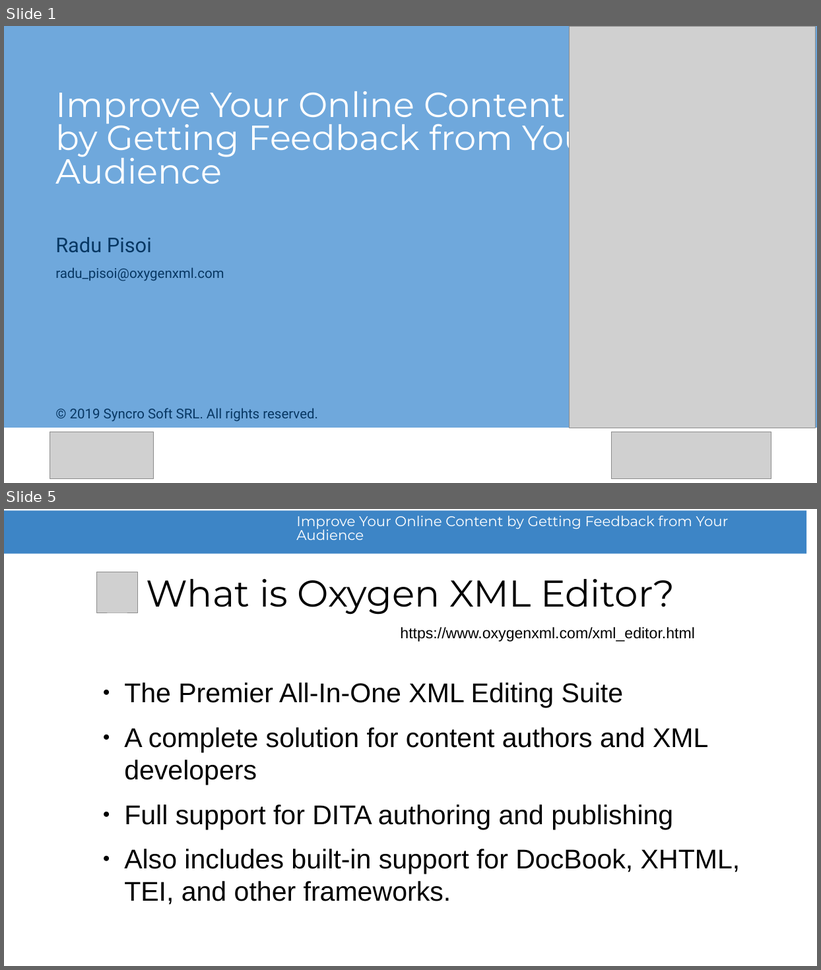
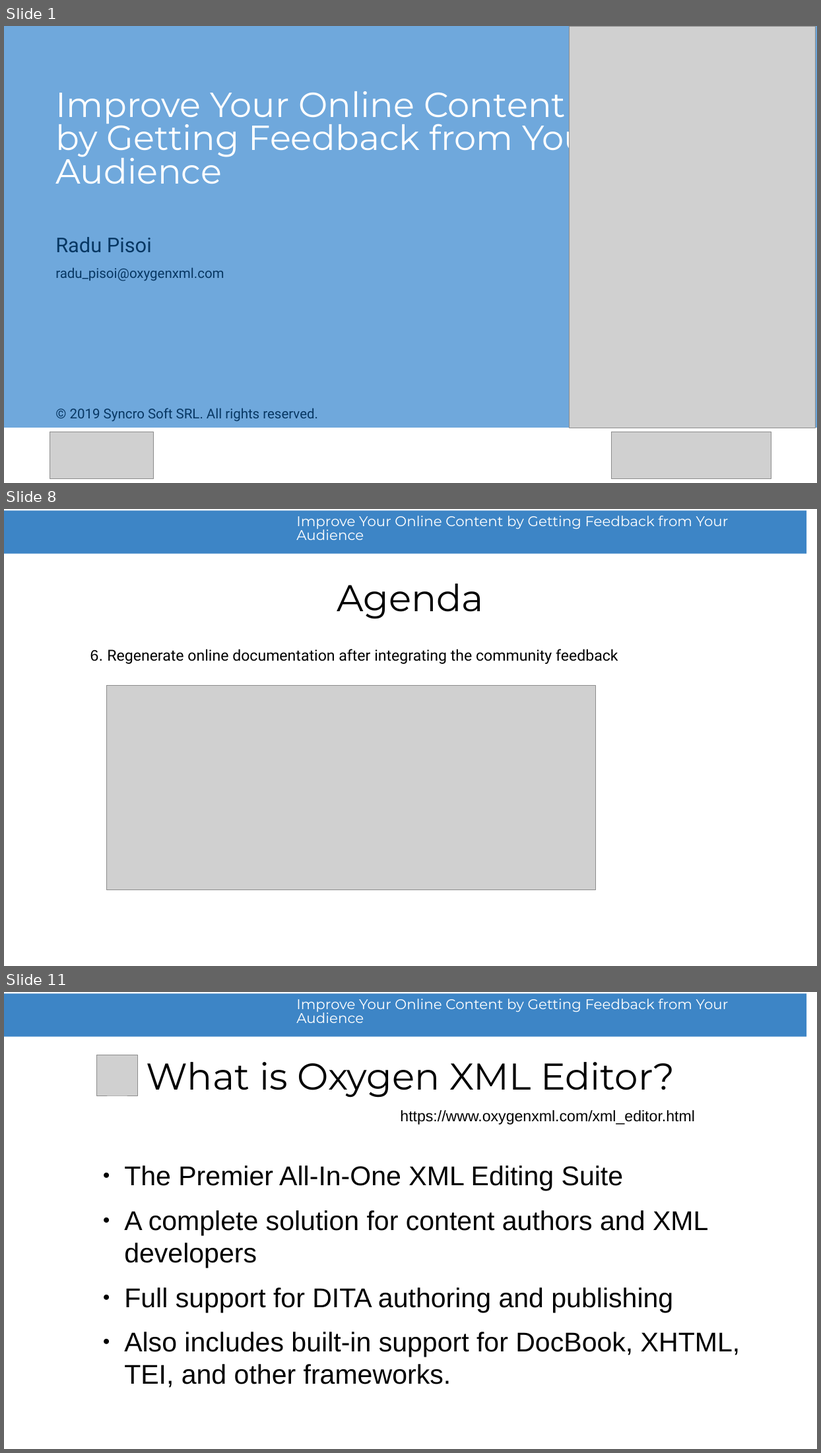
Before and after one commit to radu-pisoi/feedback-presentation, a slide deck: presentation/feedback-demo.odp. Shown one above the other, each under a label of ours: slides 1 and 5 before the commit, slides 1, 8 and 11 after it; the slides between them are not shown. The pictures are 821x970 and 821x1453 pixels, drawn with LibreOffice and Linux fonts; fonts in the diff are those of the drawing; grey boxes stand for pictures; background and template pictures are left out. Boxes give left, top, right and bottom in pixels: in the first picture for what was removed or moved away, otherwise in the second. Text is boxed around its words. In the diff, an @@ line names an element or a change of style, - is before the commit and + after.

```diff
--- a/presentation/feedback-demo.odp
+++ b/presentation/feedback-demo.odp
@@ slide 8 added at bbox=[4, 509, 817, 966], background #FFFFFF; not listed: 2 template elements that a slide beside it also shows @@
@@ title added at bbox=[337, 584, 484, 619], 44 pt, text #000000 @@
+Agenda
@@ text added at bbox=[90, 649, 618, 664], 18 pt, text #000000 @@
+6. Regenerate online documentation after integrating the community feedback
@@ picture added at bbox=[106, 685, 596, 890] @@
@@ what was slide 5 is now slide 11 @@
```
Also in this commit, not shown: 3 slides changed, 5 other slides added, 11 other files.
